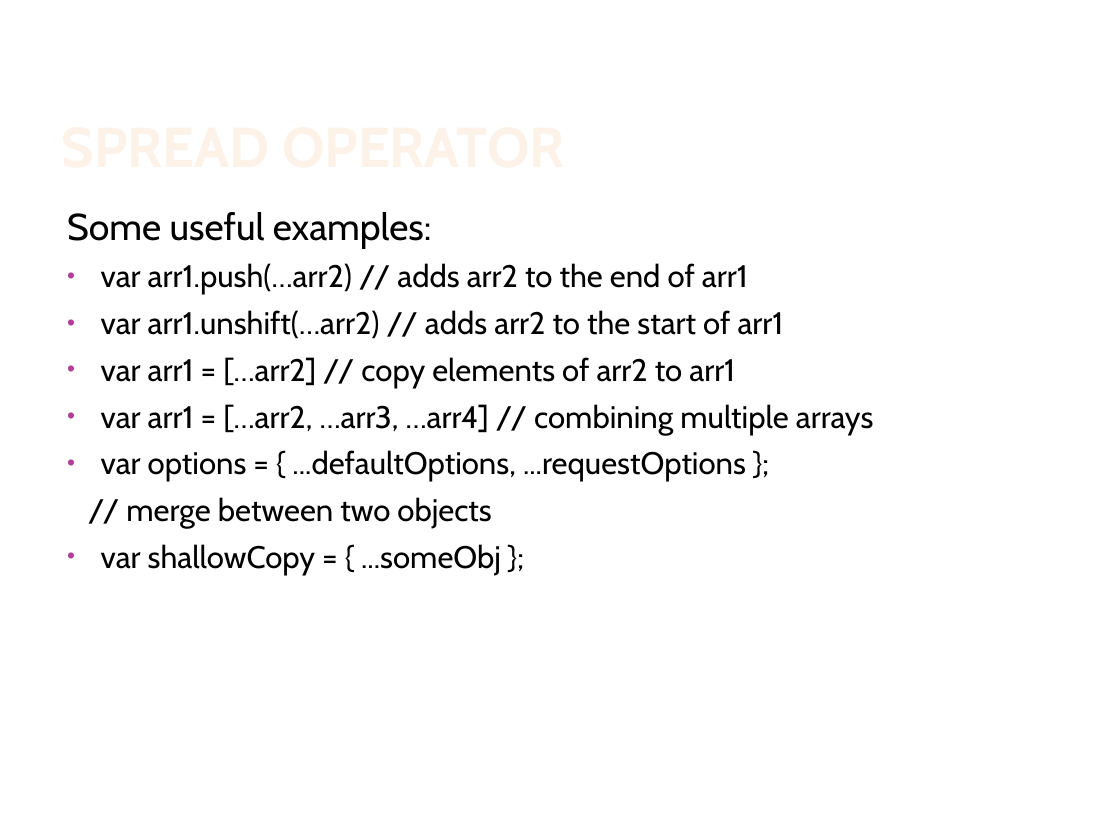
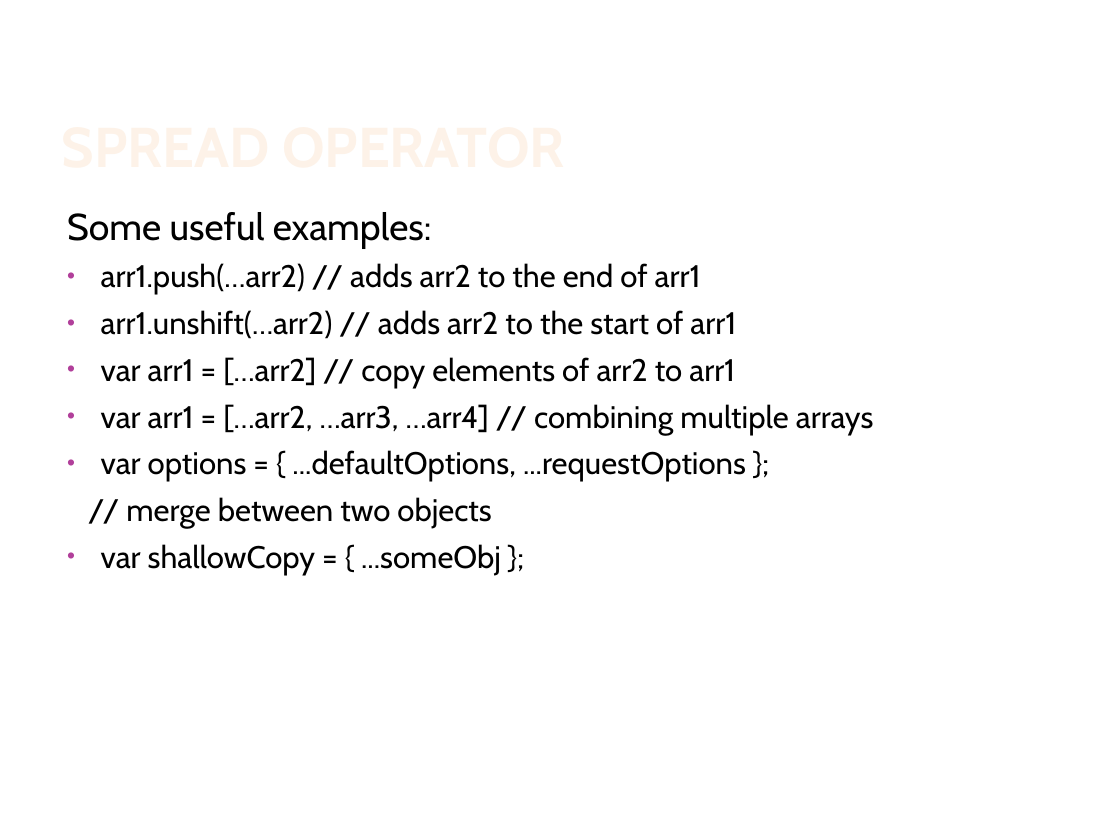
Before and after one commit to IsraelZablianov/TypeScript-Course, a slide deck: slide 35 of Advanced Es6 & TypeScript.pptx. Drawn at 1120x840 pixels with LibreOffice and Linux fonts; fonts in the diff are those of the drawing; background and template pictures are left out. Boxes give left, top, right and bottom in pixels: in the first picture for what was removed or moved away, otherwise in the second. Text is boxed around its words. In the diff, an @@ line names an element or a change of style, - is before the commit and + after.

Commit message:
fixing typos and images

```diff
--- a/Advanced Es6 & TypeScript.pptx
+++ b/Advanced Es6 & TypeScript.pptx
@@ text at [101,263,736,339]: text changed @@
-• var arr1.push(…arr2) // adds arr2 to the end of arr1
-• var arr1.unshift(…arr2) // adds arr2 to the start of arr1
+• arr1.push(…arr2) // adds arr2 to the end of arr1
+• arr1.unshift(…arr2) // adds arr2 to the start of arr1
```
Also in this commit, not shown: 6 other slides changed.
